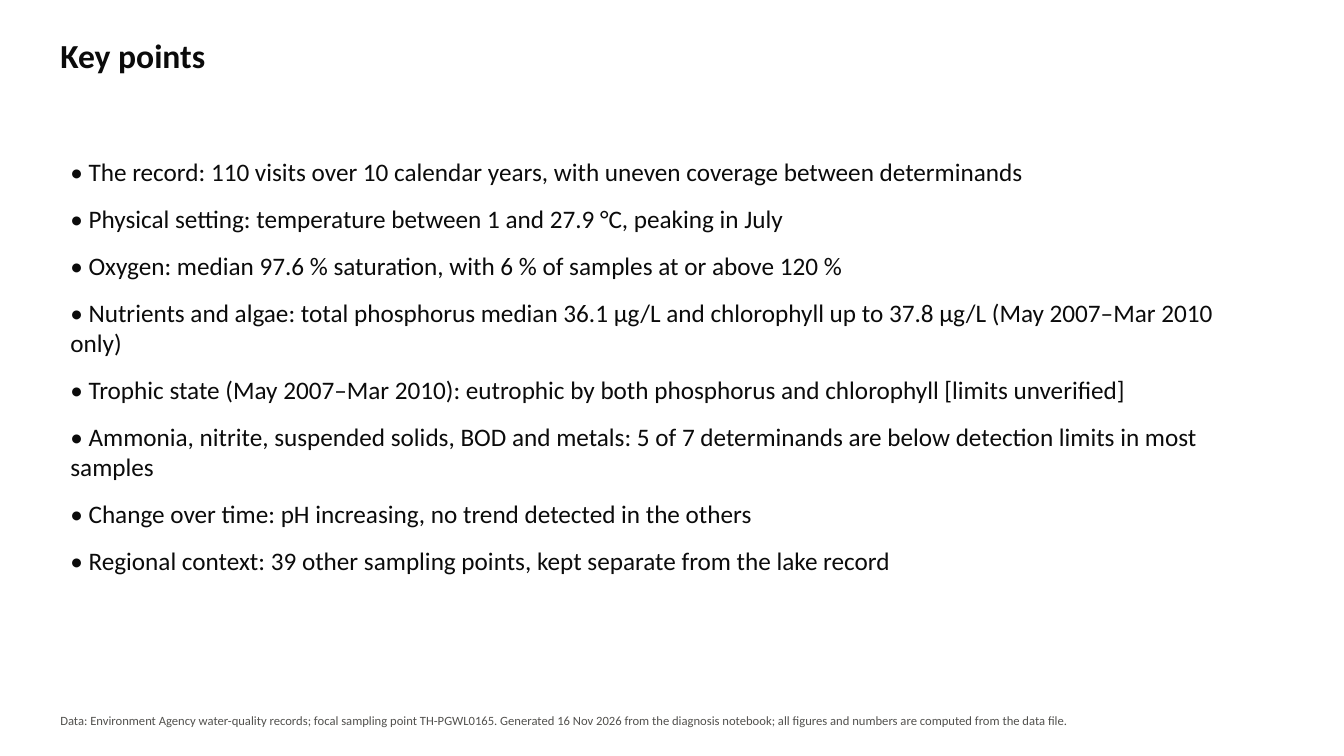
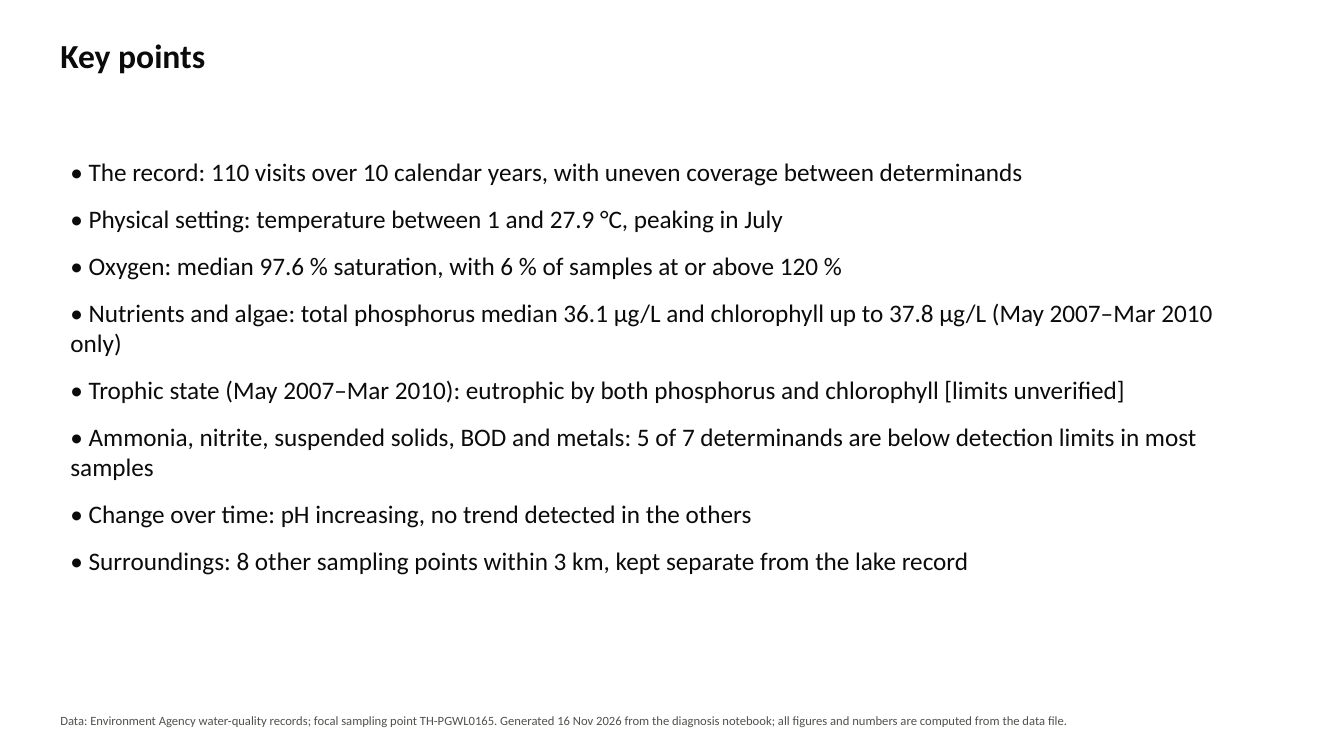
Before and after one commit to sofiamidauar/PhD-resources, a slide deck: slide 2 of KVP-water-quality-diagnosis/outputs/report/KVP_water_quality_summary.pptx. Drawn at 1344x756 pixels with LibreOffice and Linux fonts; fonts in the diff are those of the drawing. Boxes give left, top, right and bottom in pixels: in the first picture for what was removed or moved away, otherwise in the second. Text is boxed around its words. In the diff, an @@ line names an element or a change of style, - is before the commit and + after.

```diff
--- a/KVP-water-quality-diagnosis/outputs/report/KVP_water_quality_summary.pptx
+++ b/KVP-water-quality-diagnosis/outputs/report/KVP_water_quality_summary.pptx
@@ text at [89, 552, 968, 575]: text changed @@
-• Regional context: 39 other sampling points, kept separate from the lake record
+• Surroundings: 8 other sampling points within 3 km, kept separate from the lake record
```
Also in this commit, not shown: 1 other slide changed, 4 other files.
